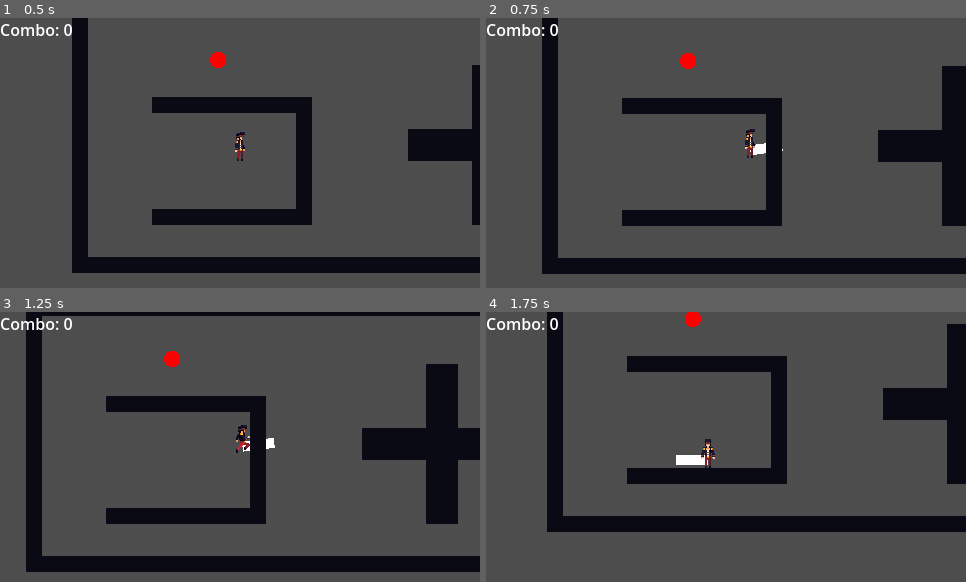
Above: before the commit, frames 1-4 (two rows, left to right).
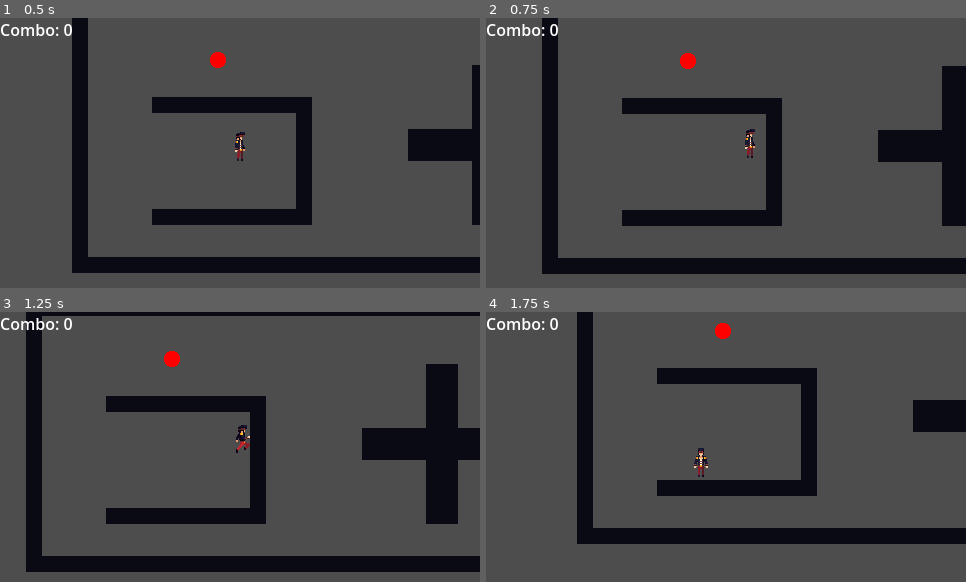
Above: after the commit, the same moments.

Repository: Kapcpa/gmtk-gamejam-2026
Game: Godot game, scene res://scenes/level0.tscn
Two runs of this game, one before a commit and one after it. Both use one fixed random seed, a clock stepped at 60 frames per second and the inputs below.
Inputs (mouse positions are in pixels of both pictures, inside the frame that each line leads up to):
- Up to frame 1 (0.5 s): no input
- Up to frame 2 (0.75 s): tap Enter at 0.5 s; move the mouse to (831, 139) at 0.52 s; hold D (right) from 0.53 s (still down); click (831, 139) at 0.6 s
- Up to frame 3 (1.25 s): keep holding D (right); tap Space (dash) at 0.8 s
- Up to frame 4 (1.75 s): move the mouse to (630, 460) at 1.27 s; release D (right) at 1.28 s; hold S (down) from 1.28 s (still down); tap Space (dash) at 1.35 s; right-click (630, 460) at 1.55 s

Frame 1 is identical in both runs. In frame 2, 0.1% of the frame differs, in the area x 55-62%, y 46-51%; in frame 3, less than 0.1%; in frame 4, 25%, in the area x 12-100%, y 0-86%.

Commit message:
fixed grapple logic

Diff:
--- a/project.godot
+++ b/project.godot
@@ -60,6 +60,11 @@
 "events": [Object(InputEventKey,"resource_local_to_scene":false,"resource_name":"","device":-1,"window_id":0,"alt_press …(191 unchanged characters)…
 ]
 }
+throw={
+"deadzone": 0.2,
+"events": [Object(InputEventMouseButton,"resource_local_to_scene":false,"resource_name":"","device":-1,"window_id":0,"alt_pressed":false,"shift_pressed":false,"ctrl_pressed":false,"meta_pressed":false,"button_mask":2,"position":Vector2(297, 5),"global_position":Vector2(306, 53),"factor":1.0,"button_index":2,"canceled":false,"pressed":true,"double_click":false,"script":null)
+]
+}
 
 [layer_names]
 
--- a/scenes/level0.tscn
+++ b/scenes/level0.tscn
@@ -13,6 +13,7 @@
 
 [sub_resource type="TileSet" id="TileSet_87140"]
 physics_layer_0/collision_layer = 1
+physics_layer_0/collision_mask = 0
 sources/1 = SubResource("TileSetAtlasSource_sugp2")
 
 [node name="level0" type="Node2D" unique_id=1847793235]
--- a/scenes/player.tscn
+++ b/scenes/player.tscn
@@ -151,4 +151,13 @@
 collision_mask = 4
 
 [node name="debug_melee" type="Line2D" parent="melee_hitbox" unique_id=1893905697]
+visible = false
 points = PackedVector2Array(0, 0, 0, 0)
+
+[node name="throw_hitbox" type="RayCast2D" parent="." unique_id=466974722]
+target_position = Vector2(0, 80)
+collision_mask = 4
+
+[node name="debug_throw" type="Line2D" parent="throw_hitbox" unique_id=1014247595]
+visible = false
+points = PackedVector2Array(0, 0, 0, 0)
--- a/scripts/player.gd
+++ b/scripts/player.gd
@@ -4,6 +4,10 @@
 
 @onready var melee_hitbox: RayCast2D = $melee_hitbox
 @onready var debug_melee: Line2D = $melee_hitbox/debug_melee
+
+@onready var throw_hitbox: RayCast2D = $throw_hitbox
+@onready var debug_throw: Line2D = $throw_hitbox/debug_throw
+
 @onready var sprite: AnimatedSprite2D = $AnimatedSprite2D
 
 enum State {
@@ -11,6 +15,8 @@
 	RUNNING,
 	DASHING,
 	ATTACKING,
+	GRAPPLED,
+	GRAPPLING,
 	HIT,
 	DEAD
 }
@@ -20,19 +26,30 @@
 const MELEE_SPEED = 300
 const MELEE_FRICTION = 1200
 const MELEE_FORCE = 300
-const DASH_VELOCITY = 800
+const THROW_RANGE = 80.0
+const GRAPPLE_VELOCITY = 500
+const DASH_VELOCITY = 400
 const DASH_TIME = 0.2
 
 var current_state: State = State.IDLE
 var attack_timer: float = 0.5  # probably will be removed since we can just check if attack animation ended or not
-var hit_enemies: Array[Node2D] = []
+var hit_enemies: Array[EnemyCharacter] = []
 var dash_timer: float = DASH_TIME
 
+var kunai_target: EnemyCharacter = null
+var validate_raycast: RayCast2D = RayCast2D.new()
+var validate_raycast_debug: Line2D = Line2D.new()
+
 var animation_direction: Vector2 = Vector2.ZERO
 
 var knockback: Vector2 = Vector2.ZERO
 
 func _ready() -> void:
+	validate_raycast.collision_mask = 1
+
+	add_child(validate_raycast)
+	validate_raycast.add_child(validate_raycast_debug)
+
 	GameManager.register_player(self)
 
 func _physics_process(delta: float) -> void:
@@ -48,6 +65,10 @@
 			_state_dashing(delta)
 		State.ATTACKING:
 			_state_attacking(delta)
+		State.GRAPPLED:
+			_state_grappled(delta)
+		State.GRAPPLING:
+			_state_grappling(delta)
 		State.HIT:
 			_state_hit(delta)
 		State.DEAD:
@@ -101,10 +122,13 @@
 	if direction:
 		_change_state(State.RUNNING)
 
-	velocity = velocity.move_toward(Vector2.ZERO, SPEED * 10 * _delta)
+	velocity = velocity.move_toward(Vector2.ZERO, 3000 * _delta)
 
 	if Input.is_action_just_pressed("attack"):
 		_start_attacking()
+		return
+	if Input.is_action_just_pressed("throw"):
+		_kunai_throw()
 		return
 	if Input.is_action_just_pressed("dash"):
 		dash_timer = DASH_TIME
@@ -122,6 +146,9 @@
 
 	if Input.is_action_just_pressed("attack"):
 		_start_attacking()
+		return
+	if Input.is_action_just_pressed("throw"):
+		_kunai_throw()
 		return
 	if Input.is_action_just_pressed("dash"):
 		dash_timer = DASH_TIME
@@ -131,7 +158,7 @@
 	collision_layer = 0
 	dash_timer -= _delta
 	var dash_direction = to_local(get_global_mouse_position()).normalized()
-	velocity = velocity.move_toward(dash_direction * DASH_VELOCITY, 2000 * _delta)
+	velocity = dash_direction * DASH_VELOCITY
 	if dash_timer <= 0.0:
 		collision_layer = 2
 		_change_state(State.IDLE)
@@ -152,11 +179,87 @@
 		if _collider and _collider.is_in_group("enemies") and _collider not in hit_enemies:
 			if _collider.current_state != _collider.State.HIT:
 				var attack_force = melee_hitbox.target_position.normalized() * MELEE_FORCE
-				melee_hitbox.get_collider().take_damage(1.0, attack_force)
+				_collider.take_damage(1.0, attack_force)
 				GameManager.register_hit()
 
 	attack_timer -= _delta
 	if attack_timer <= 0.0:
+		_change_state(State.IDLE)
+
+func _kunai_throw() -> void:
+	if throw_hitbox.is_colliding():
+		var _collider = throw_hitbox.get_collider()
+
+		validate_raycast.target_position = _collider.position - position
+		validate_raycast.force_raycast_update()
+
+		if not validate_raycast.is_colliding():
+			kunai_target = _collider
+
+			var attack_force = throw_hitbox.target_position.normalized() * MELEE_FORCE
+			_collider.take_damage(0.0, attack_force)  # don't deal damage in the beginning?
+			GameManager.register_hit()
+
+			_change_state(State.GRAPPLED)
+
+func _state_grappled(_delta: float) -> void:
+	var direction = Input.get_vector("left", "right", "up", "down")
+
+	if direction:
+		velocity = direction * SPEED
+		_animate(direction, "run")
+	else:
+		velocity = velocity.move_toward(Vector2.ZERO, 3000 * _delta)
+		_animate(direction)
+
+	validate_raycast.target_position = kunai_target.position - position
+	validate_raycast.force_raycast_update()
+
+	validate_raycast_debug.points = [
+		validate_raycast.position,
+		validate_raycast.target_position
+	]
+
+	if validate_raycast.is_colliding():
+		print("grapple not valid anymore ", validate_raycast.get_collider())
+		_change_state(State.IDLE)
+
+		validate_raycast.position = Vector2.ZERO
+		validate_raycast.target_position = Vector2.ZERO
+		validate_raycast_debug.points = []
+
+		return
+
+	if Input.is_action_just_released("throw"):
+		_change_state(State.GRAPPLING)
+
+func _state_grappling(_delta: float) -> void:
+	if not kunai_target:
+		collision_layer = 2
+		_change_state(State.IDLE)
+		return
+
+	collision_layer = 0
+
+	var grapple_end = kunai_target.position + throw_hitbox.target_position.normalized() * 32.0
+	var grapple_direction = (grapple_end - position).normalized()
+	velocity = grapple_direction * GRAPPLE_VELOCITY
+
+	var world_collision = false
+
+	for index in range(get_slide_collision_count()):
+		var _collision = get_slide_collision(index)
+
+		if grapple_direction.dot(_collision.get_normal()) < -0.71:
+			world_collision = true
+			break
+
+	if position.distance_to(grapple_end) <= 8.0 or world_collision:
+		velocity /= 1.5
+
+		collision_layer = 2
+		kunai_target = null
+
 		_change_state(State.IDLE)
 
 func _state_hit(_delta: float) -> void:
@@ -173,19 +276,26 @@
 	current_state = new_state
 
 func _aim():
-	var melee_direction = to_local(get_global_mouse_position())
-
-	if melee_direction != Vector2.ZERO:
-		melee_hitbox.target_position = melee_direction.normalized() * MELEE_RANGE
+	var direction = to_local(get_global_mouse_position())
+
+	if direction != Vector2.ZERO:
+		melee_hitbox.target_position = direction.normalized() * MELEE_RANGE
 		debug_melee.points = [
 			Vector2.ZERO, melee_hitbox.target_position
 		]
 
+		throw_hitbox.target_position = direction.normalized() * THROW_RANGE
+		debug_throw.points = [
+			Vector2.ZERO, throw_hitbox.target_position
+		]
+
 func take_damage(knockback_force: Vector2) -> void:
 	if current_state == State.HIT:
 		return
 
 	GameManager.reset_combo()
 
+	kunai_target = null
+
 	knockback = knockback_force
 	_change_state(State.HIT)
